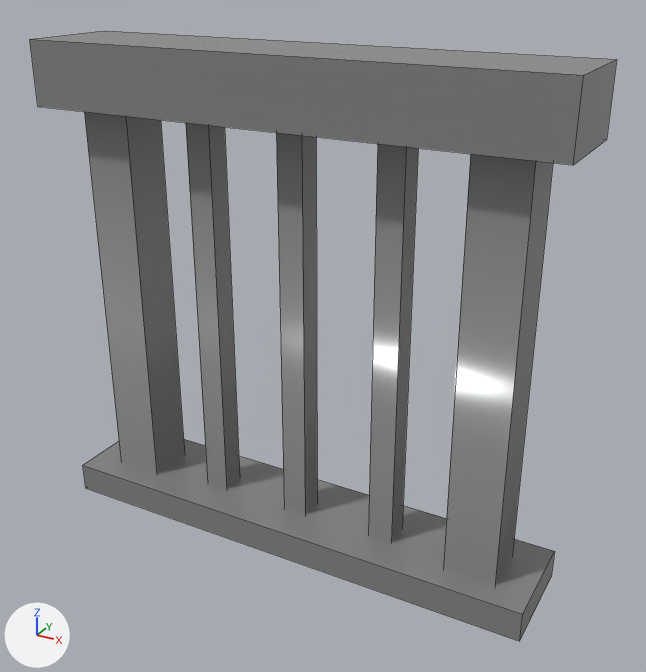
Two versions of the FBX model Assets/Geometry/StairRaling.fbx, one commit apart.
Camera for both pictures: a 50 mm lens placed at (-0.212, -0.938, 2.12), pointed at (-0.953, 0.409, 1.446). The axes (+X, +Y, +Z) are drawn at lower left. The lights are the same throughout. Mesh edges are drawn as thin lines. Where no turn or scale is listed for an object, it has been applied to the vertices. Vertices at the same position are counted once.

Names of what the first picture shows: 'geo_StairRaling'.
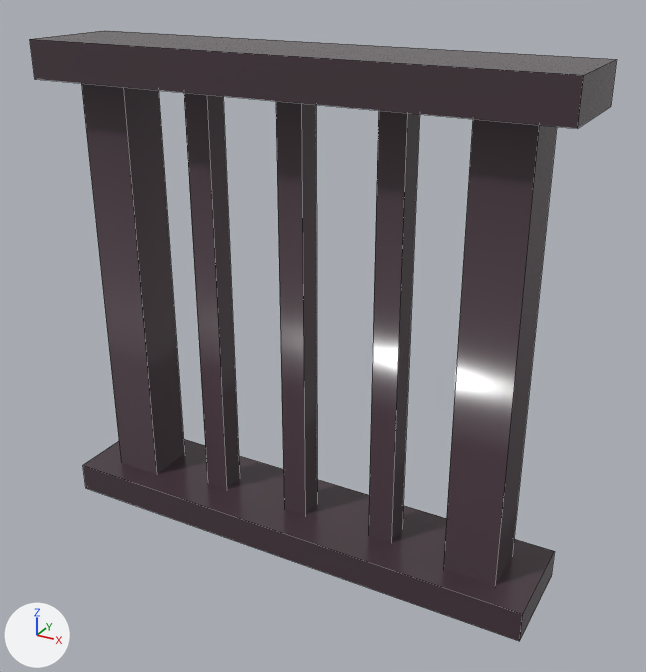
Where the change shows, as pixel boxes [x1, y1, x2, y2] in the pictures (646 x 672 px; the box of a moved part takes in the faces that stretch with it):
'geo_StairRaling', recoloured, reshaped
    both: [30, 31, 617, 641]
part 1 of me_mesh, moved or reshaped
    before: [30, 39, 617, 165]
    after: [30, 39, 617, 128]

Diff of the bpy script that builds the scene:
```diff
--- a/Assets/Geometry/StairRaling.fbx.py
+++ b/Assets/Geometry/StairRaling.fbx.py
@@ mat_mat_stairrailing @@
 mat_mat_stairrailing = principled_material('mat_StairRailing')
-mat_mat_stairrailing.base_color = (0.236, 0.236, 0.236)  # grey #858585
+mat_mat_stairrailing.base_color = (0.0654, 0.0417, 0.0527)  # dark grey #483a41
 mat_mat_stairrailing.roughness = 0.2
@@ me_mesh @@
 me_mesh.from_pydata(...)  # 56 vertices, 42 faces; spans x -0.5..0.5, y -0.1..0.1, z -0.48..0.48
 # used by ob_geo_stairraling; location = (-1.0, 0.4, 1.48)
 # before: 0 (-0.5, -0.1, 0.36) at pixel (37, 106), 1 (0.5, -0.1, 0.36) at pixel (573, 165), 6 (-0.5, 0.1, 0.36), 7 (0.5, 0.1, 0.36) at pixel (606, 139)
+# me_mesh part 1
+for i in [0, 1, 6, 7]: me_mesh.vertices[i].co += Vector((0.0, 0.0, 0.05))
 me_mesh.materials.append(mat_mat_stairrailing)
```
